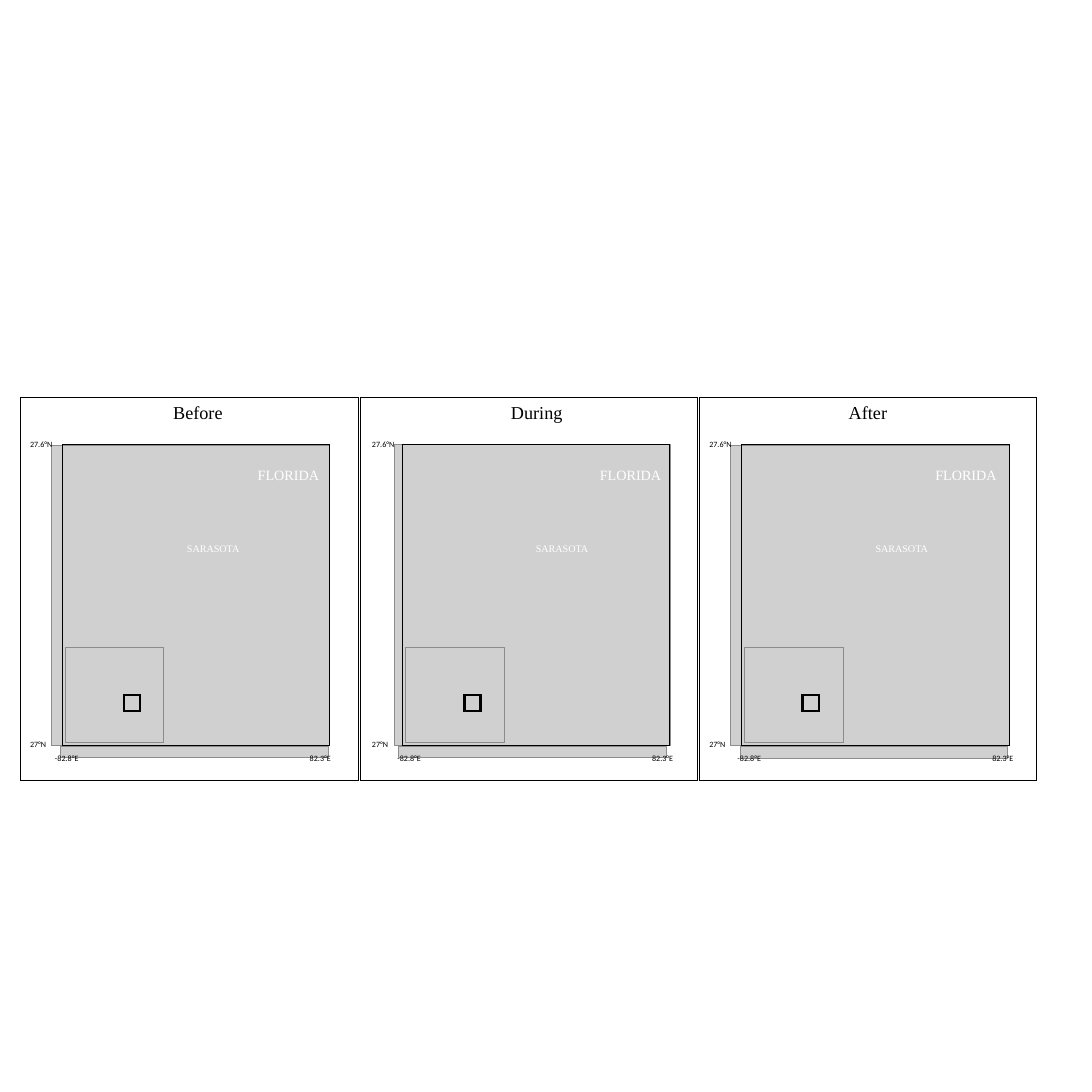
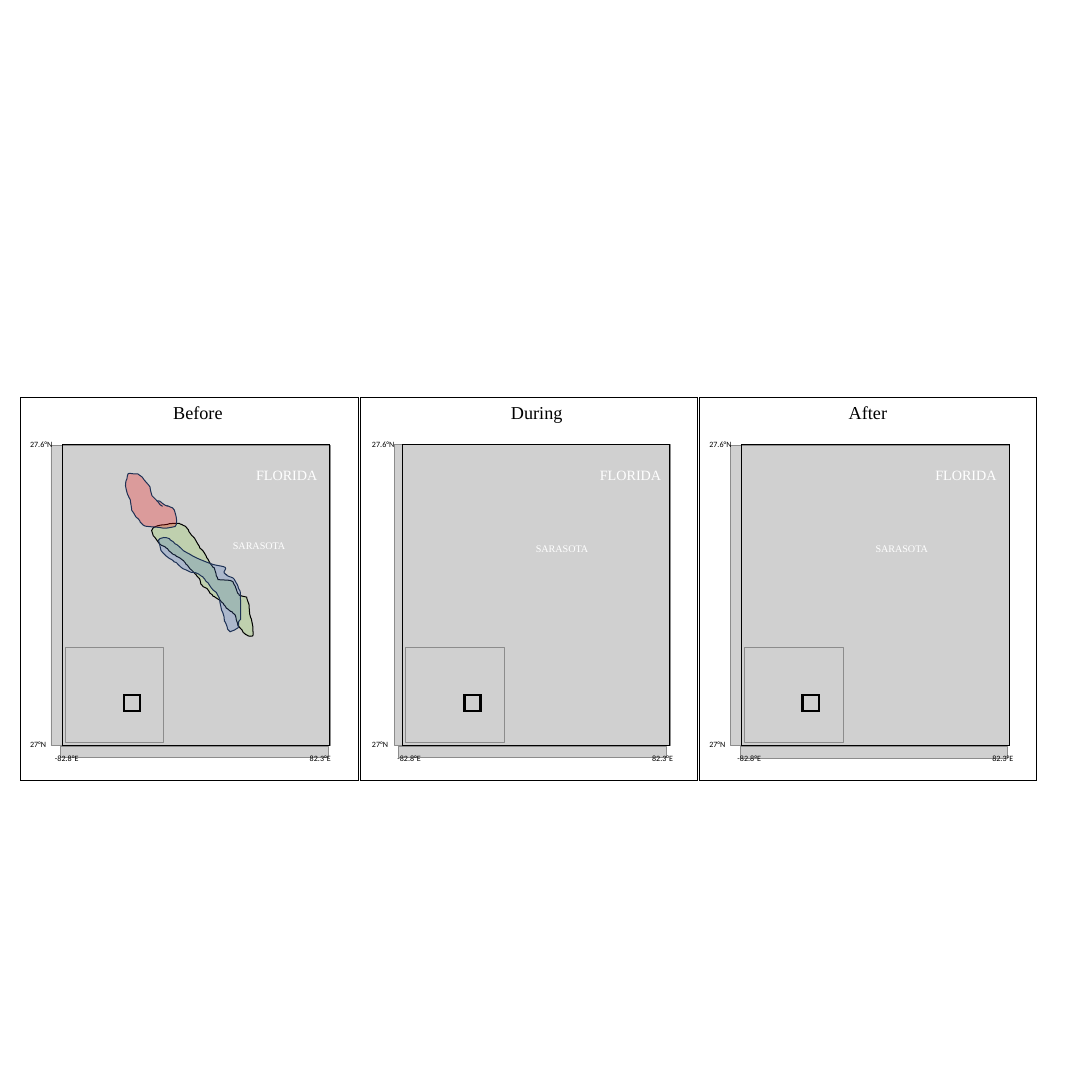
Before and after one commit to bankheak/Dolphins, a slide deck: slide 3 of figs/networks.pptx. Drawn at 1092x1092 pixels with LibreOffice and Linux fonts; fonts in the diff are those of the drawing; grey boxes stand for pictures. Boxes give left, top, right and bottom in pixels: in the first picture for what was removed or moved away, otherwise in the second. Text is boxed around its words. In the diff, an @@ line names an element or a change of style, - is before the commit and + after.

```diff
--- a/figs/networks.pptx
+++ b/figs/networks.pptx
@@ freeform shape added at (125, 473, 176, 528), fill #FF0000 at 25% opacity, outline #1E3256 1 pt @@
@@ freeform shape added at (151, 523, 253, 636), fill #92D050 at 26% opacity, outline #000000 1 pt @@
@@ freeform shape added at (159, 537, 241, 631), fill #4472C4 at 25% opacity, outline #1E3256 1 pt @@
@@ text "SARASOTA": place and size @@
-text "SARASOTA" at (187, 546, 239, 552)
+text "SARASOTA" at (233, 543, 285, 549)
```
Also in this commit, not shown: 7 other files.
